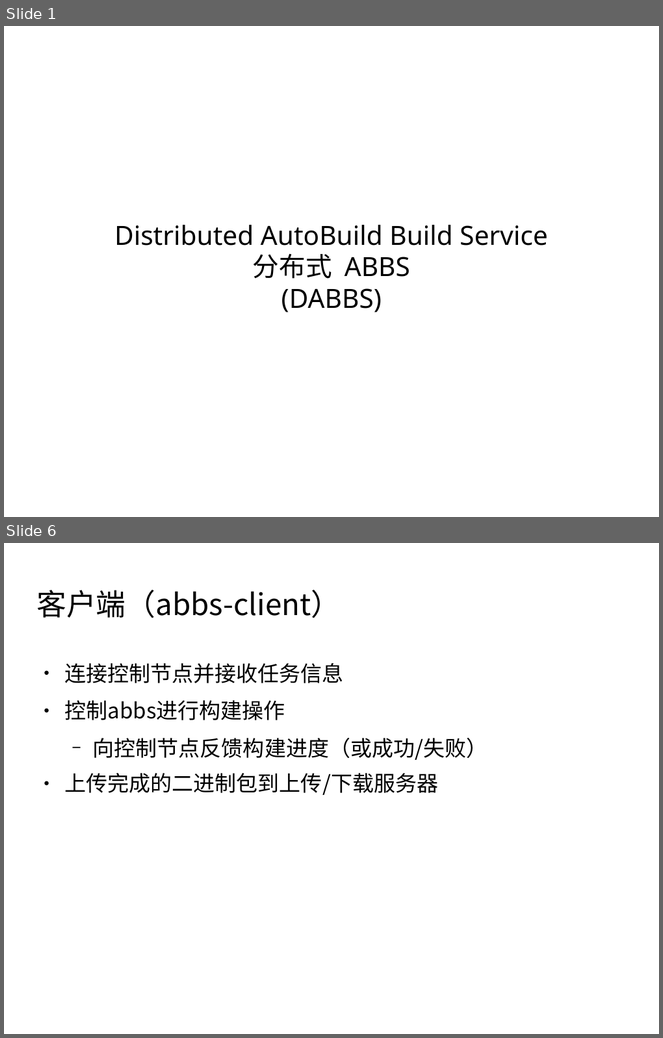
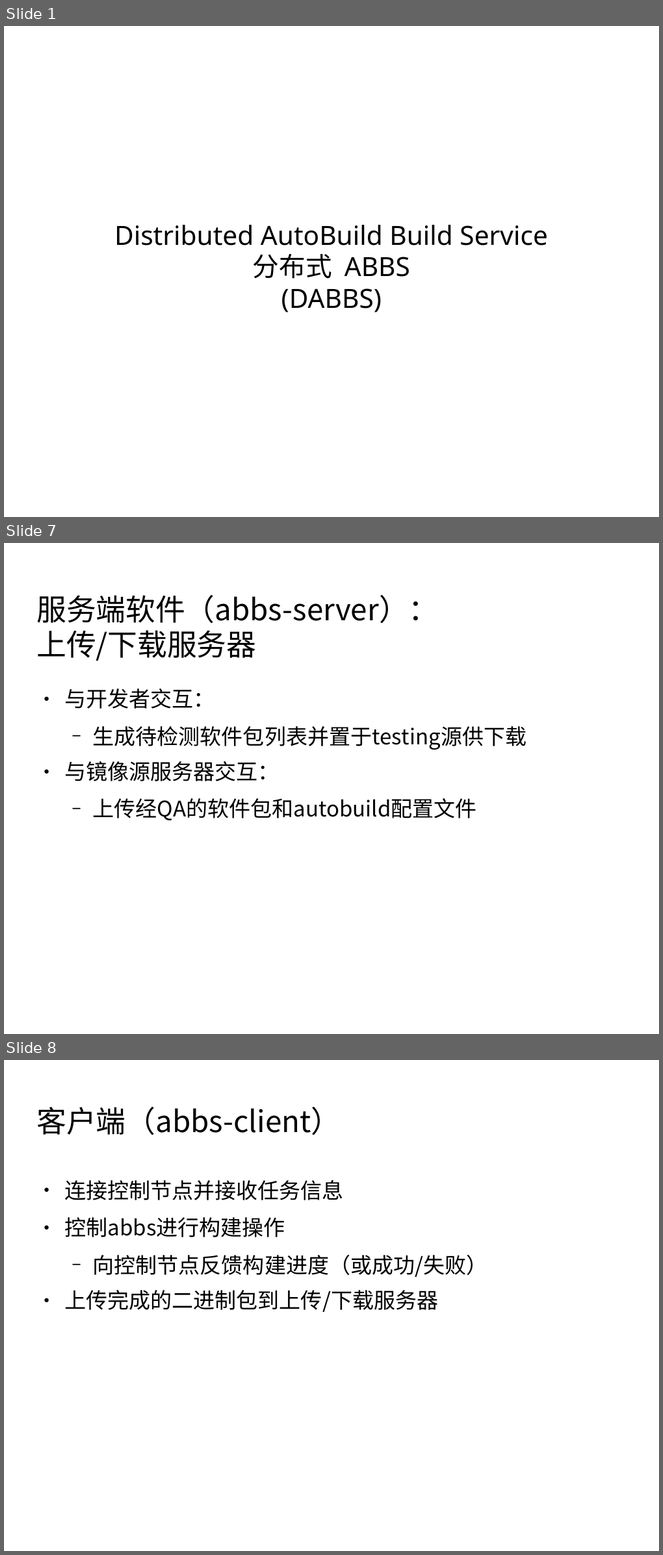
Before and after one commit to jyhi/draft-dabbs, a slide deck: distributed-abbs.odp. Shown one above the other, each under a label of ours: slides 1 and 6 before the commit, slides 1, 7 and 8 after it; the slides between them are not shown. The pictures are 663x1038 and 663x1555 pixels, drawn with LibreOffice and Linux fonts; fonts in the diff are those of the drawing; background and template pictures are left out. Boxes give left, top, right and bottom in pixels: in the first picture for what was removed or moved away, otherwise in the second. Text is boxed around its words. In the diff, an @@ line names an element or a change of style, - is before the commit and + after.

```diff
--- a/distributed-abbs.odp
+++ b/distributed-abbs.odp
@@ slide 7 added at (x1=4, y1=543, x2=659, y2=1034), background picture (left out) @@
@@ title added at (x1=36, y1=595, x2=438, y2=661), 36 pt, text #000000 @@
+服务端软件（abbs-server）：
+上传/下载服务器
@@ text added at (x1=65, y1=689, x2=527, y2=821), 26 pt, text #000000 @@
+● 与开发者交互：
+  − 生成待检测软件包列表并置于testing源供下载
+● 与镜像源服务器交互：
+  − 上传经QA的软件包和autobuild配置文件
@@ what was slide 6 is now slide 8 @@
```
Also in this commit, not shown: 2 slides changed, 3 other slides added, 2 slides removed, 5 other files.
